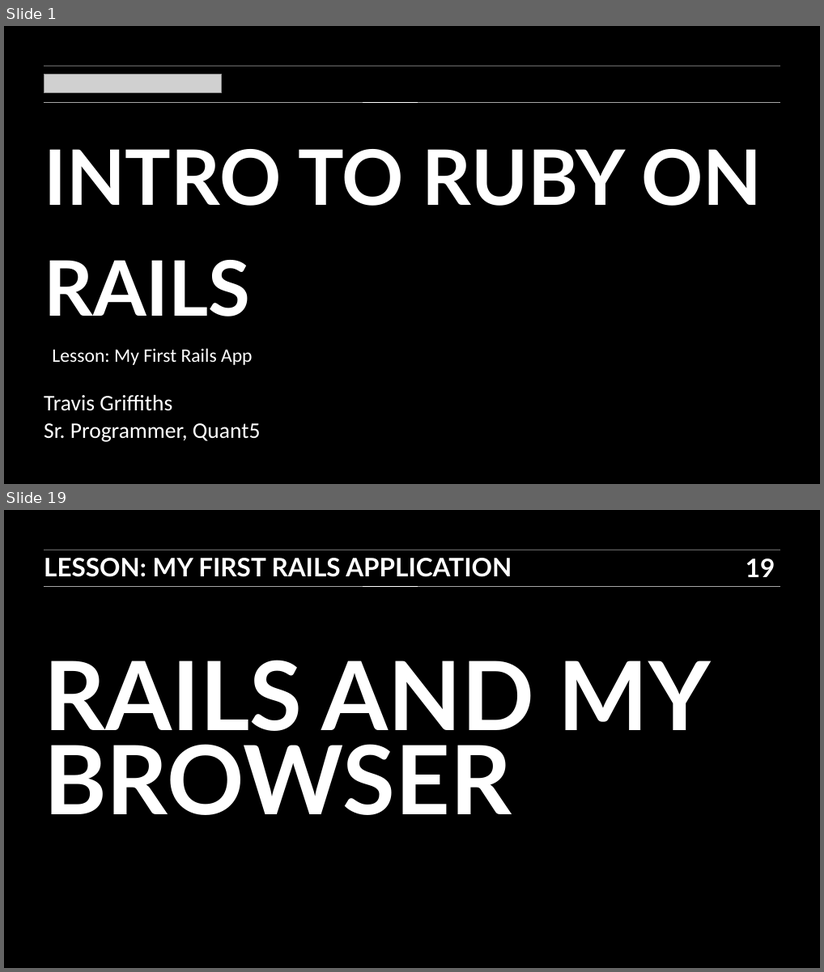
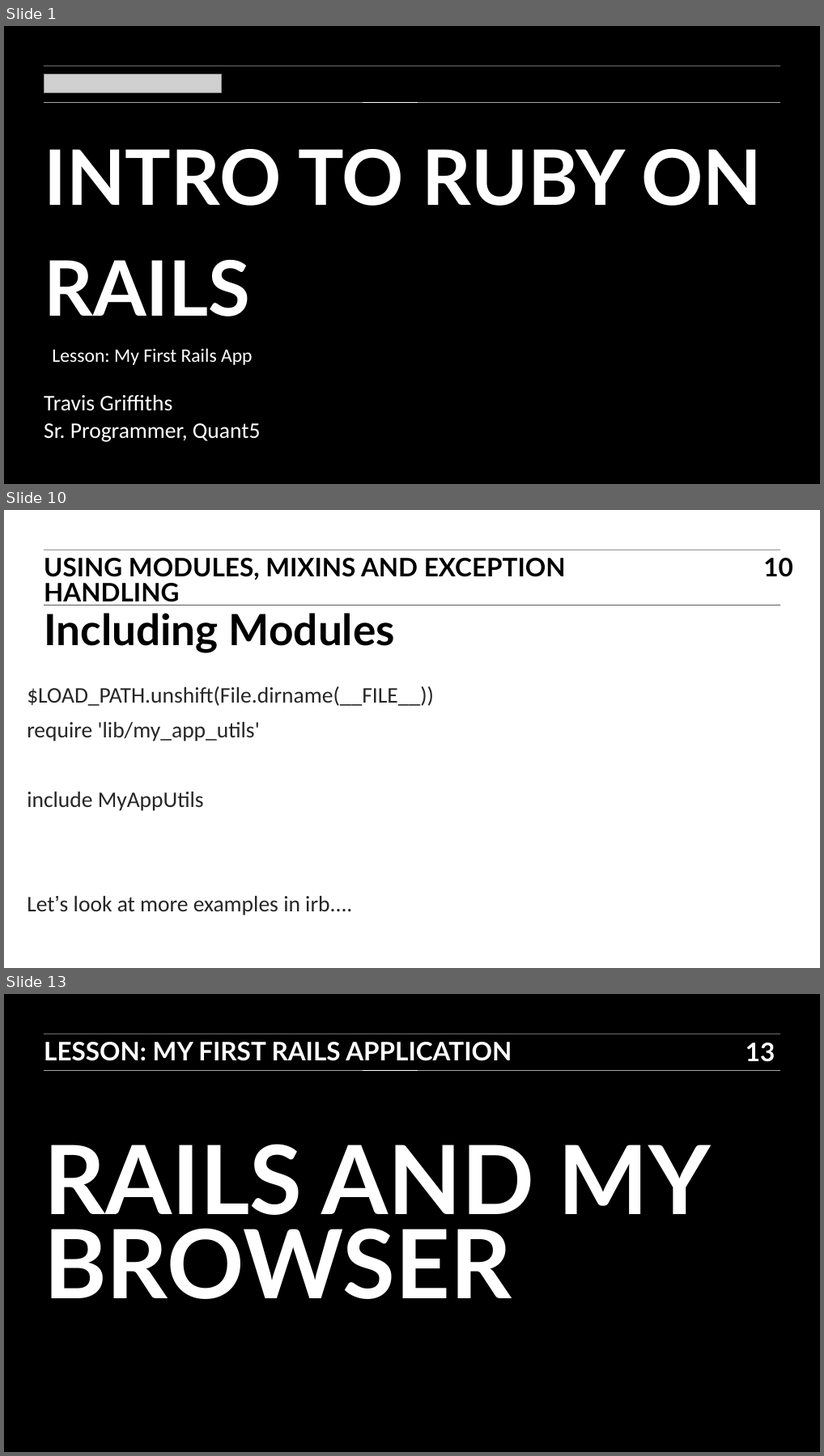
Before and after one commit to TravisGriffiths/ITR-BOS-01, a slide deck: Slides/07_ITR_slides.ppt. Shown one above the other, each under a label of ours: slides 1 and 19 before the commit, slides 1, 10 and 13 after it; the slides between them are not shown. The pictures are 824x972 and 824x1456 pixels, drawn with LibreOffice and Linux fonts; fonts in the diff are those of the drawing; grey boxes stand for pictures. Boxes give left, top, right and bottom in pixels: in the first picture for what was removed or moved away, otherwise in the second. Text is boxed around its words. In the diff, an @@ line names an element or a change of style, - is before the commit and + after.

```diff
--- a/Slides/07_ITR_slides.ppt
+++ b/Slides/07_ITR_slides.ppt
@@ slide 10 added at (4, 510, 820, 968), background #FFFFFF @@
@@ line added from (44, 550) to (781, 550), #000000 0.51 pt @@
@@ text added at (44, 558, 566, 606), 32 pt, text #000000, bold @@
+USING MODULES, MIXINS AND EXCEPTION HANDLING
@@ page number added at (764, 558, 794, 577), 32 pt, text #000000, bold @@
+10
@@ line added from (44, 606) to (781, 606), #000000 0.51 pt @@
@@ title added at (44, 613, 395, 653), 54 pt, text #000000, bold @@
+Including Modules
@@ text added at (27, 687, 434, 916), 28 pt, text #262626 @@
+$LOAD_PATH.unshift(File.dirname(__FILE__))
+require 'lib/my_app_utils'
+include MyAppUtils
+Let’s look at more examples in irb....
@@ what was slide 19 is now slide 13 @@
@@ page number at (746, 1043, 776, 1062): text changed @@
-19
+13
```
Also in this commit, not shown: 2 slides changed, 9 other slides added, 16 slides removed, 7 other files.
